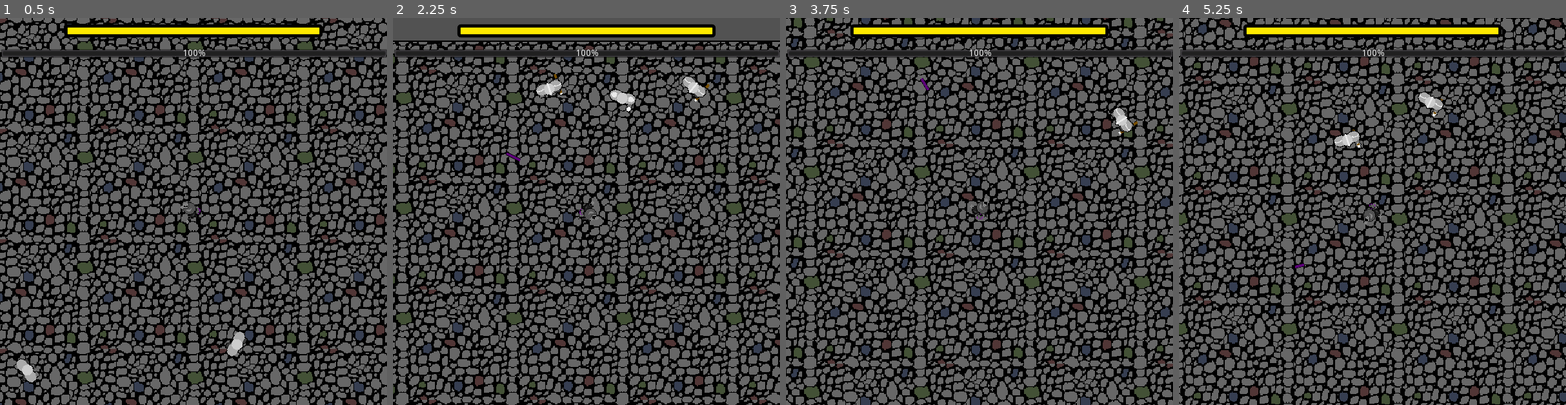
Above: before the commit, frames 1-4 (left to right).
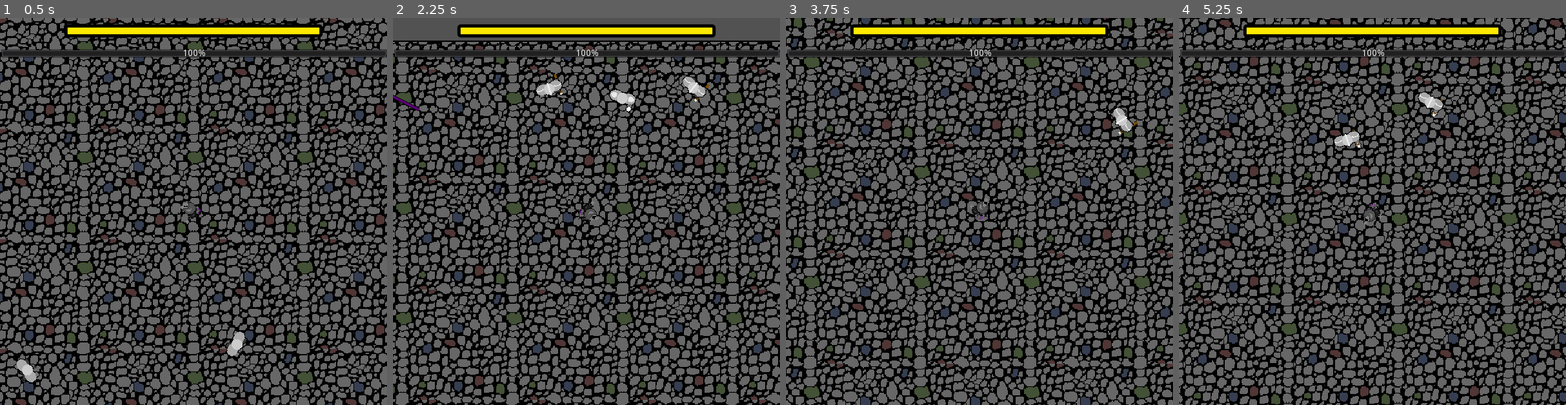
Above: after the commit, the same moments.

Repository: the-alex-g/LD52
Game: Godot game, scene res://World/World.tscn
Same seed, same stepped clock (60 frames per second), same inputs: the game is played once before the commit and once after it.
Inputs (mouse positions are in pixels of both pictures, inside the frame that each line leads up to):
- Up to frame 1 (0.5 s): no input
- Up to frame 2 (2.25 s): move the mouse to (567, 288) at 0.52 s; hold Space (shoot) 0.53-1.28 s; hold W (up) 0.53-2.03 s; move the mouse to (702, 269) at 1.27 s; tap Space (shoot) at 1.35 s; move the mouse to (470, 153) at 2.02 s; hold A (left) from 2.03 s (still down); hold Space (shoot) from 2.03 s (still down)
- Up to frame 3 (3.75 s): move the mouse to (998, 211) at 2.77 s; release Space (shoot) at 2.78 s; tap Space (shoot) at 2.85 s; move the mouse to (921, 114) at 3.52 s; release A (left) at 3.53 s; hold S (down) from 3.53 s (still down); hold Space (shoot) from 3.53 s (still down)
- Up to frame 4 (5.25 s): move the mouse to (1457, 192) at 4.27 s; release S (down) at 4.28 s; release Space (shoot) at 4.28 s; hold D (right) 4.28-5.03 s; tap Space (shoot) at 4.35 s; move the mouse to (1295, 230) at 5.02 s; hold W (up) from 5.03 s (still down); hold Space (shoot) from 5.03 s (still down)

Frame 1 is identical in both runs. In frame 2, less than 0.1% of the frame differs, in the area x 0-33%, y 19-37%; in frame 3, less than 0.1%; in frame 4, less than 0.1%.

Commit message:
Fix endgame and change bolt range

Diff:
--- a/project/Pawns/Pawn.tscn
+++ b/project/Pawns/Pawn.tscn
@@ -68,7 +68,7 @@
 [node name="Halo" type="AnimatedSprite" parent="."]
 position = Vector2( 2, 0 )
 frames = SubResource( 18 )
-frame = 2
+frame = 3
 playing = true
 
 [connection signal="body_entered" from="AttackArea" to="." method="_on_AttackArea_body_entered"]
--- a/project/Player/Player.gd
+++ b/project/Player/Player.gd
@@ -38,8 +38,10 @@
 	_can_shoot = false
 	_cooldown_timer.start(cooldown_time)
 
+	var target_position := global_position + (Vector2.RIGHT * 300).rotated(get_global_mouse_position().angle_to_point(global_position))
+
 	var bolt = preload("res://Weapons/DarkBolt.tscn").instance()
-	bolt.to = get_global_mouse_position()
+	bolt.to = target_position
 	bolt.from = global_position
 	bolt.damage = lerp(max_damage, min_damage, 1 - PawnHandler.get_dark_strength())
 	get_parent().add_child(bolt)
--- a/project/World/HUD.gd
+++ b/project/World/HUD.gd
@@ -4,6 +4,8 @@
 onready var _endgame_label : Label = $EndGamePanel/VBoxContainer/Label
 onready var _endgame_panel : Panel = $EndGamePanel
 onready var _health_bar : ProgressBar = $PlayerHealth
+
+var _game_over := false
 
 
 func _ready()->void:
@@ -19,14 +21,14 @@
 
 
 func _check_for_endgame()->void:
-	if PawnHandler.dark_strength == PawnHandler.max_strength and not _endgame_panel.visible:
+	if PawnHandler.dark_strength == PawnHandler.max_strength and not _game_over:
 		_resolve_endgame("You win")
-	if PawnHandler.player_health <= 0 and not _endgame_label.visible:
+	if PawnHandler.player_health <= 0 and not _game_over:
 		_resolve_endgame("Thou hast losethed")
 
 
 func _resolve_endgame(message:String)->void:
-	print("endgame: ", message)
+	_game_over = true
 	_endgame_panel.show()
 	_endgame_label.text = message
 	PawnHandler.reset()
